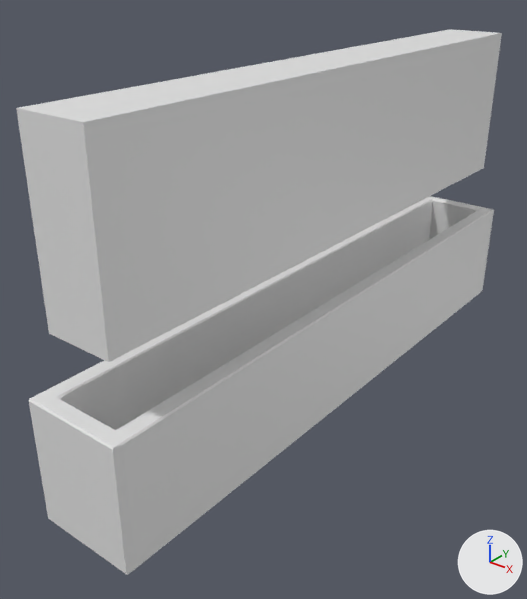
Two versions of the Blender file CuteboxStrengthener.blend, one commit apart.
Camera for both pictures: a 50 mm camera at (35.4, -53.4, 34.2) aimed at (-2.8, -5.6, 4.5). Every picture has the same lights, and +X, +Y and +Z are marked at lower right.
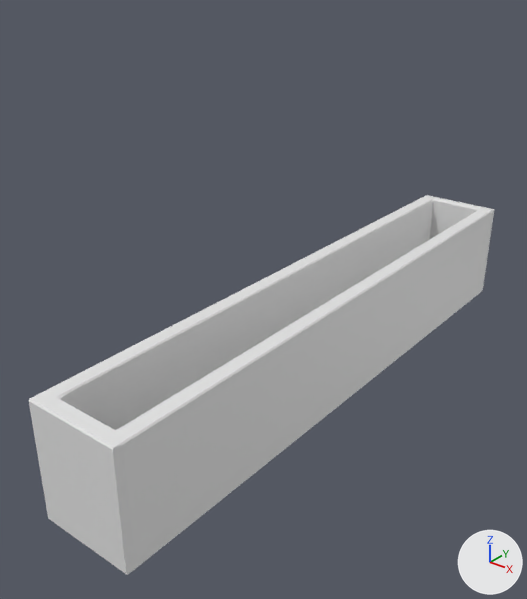
Boxes [x1, y1, x2, y2] around the edits, measured in the pictures (527 x 599 px):
'Cube', hidden
    before: [16, 29, 502, 362]

The change, as a diff of the scene's bpy script:
```diff
--- a/CuteboxStrengthener.blend.py
+++ b/CuteboxStrengthener.blend.py
@@ ob_cube @@
 ob_cube.scale = (3.05, 28.5, 7.5)
+ob_cube.hide_set(True)
```
